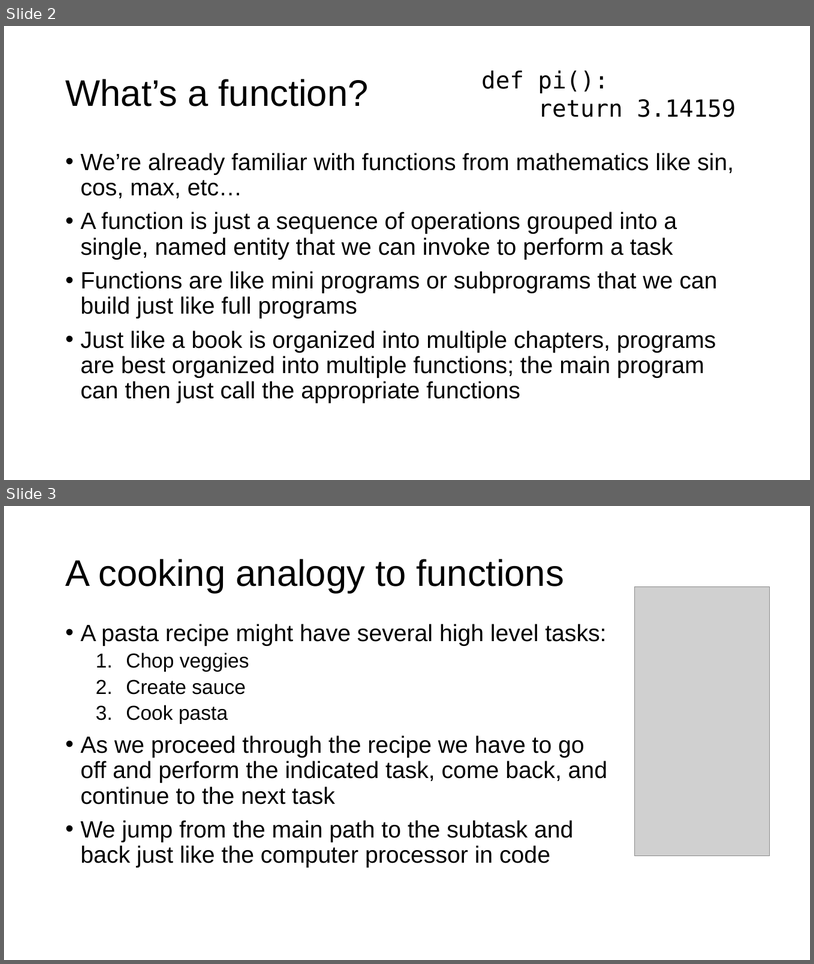
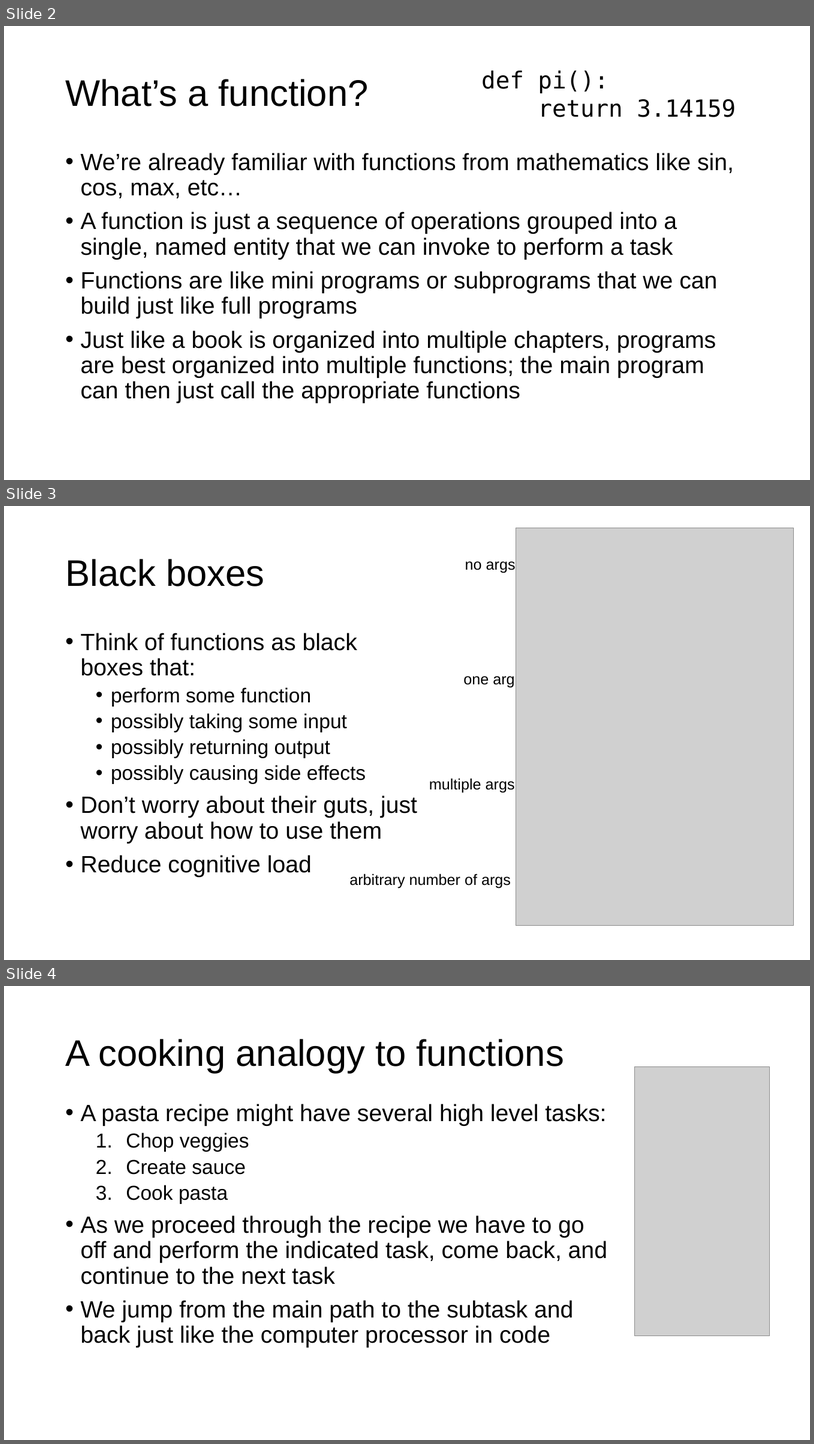
Before and after one commit to parrt/msds501, a slide deck: slides/functions.pptx. Shown one above the other, each under a label of ours: slides 2 and 3 before the commit, slides 2, 3 and 4 after it. The pictures are 814x964 and 814x1444 pixels, drawn with LibreOffice and Linux fonts; fonts in the diff are those of the drawing; grey boxes stand for pictures; background and template pictures are left out. Boxes give left, top, right and bottom in pixels: in the first picture for what was removed or moved away, otherwise in the second. Text is boxed around its words. In the diff, an @@ line names an element or a change of style, - is before the commit and + after.

```diff
--- a/slides/functions.pptx
+++ b/slides/functions.pptx
@@ slide 3 added at (4, 506, 810, 960), background #FFFFFF @@
@@ picture added at (516, 528, 795, 925) @@
@@ title added at (65, 559, 264, 586), 44 pt, text #000000 @@
+Black boxes
@@ text added at (465, 561, 516, 573), 18 pt, text #000000 @@
+no args
@@ text added at (81, 633, 417, 877), 28 pt, text #000000 @@
+• Think of functions as black boxes that:
+  • perform some function
+  • possibly taking some input
+  • possibly returning output
+  • possibly causing side effects
+• Don’t worry about their guts, just worry about how to use them
+• Reduce cognitive load
@@ text added at (464, 676, 515, 688), 18 pt, text #000000 @@
+one arg
@@ text added at (429, 778, 515, 792), 18 pt, text #000000 @@
+multiple args
@@ text added at (350, 873, 511, 888), 18 pt, text #000000 @@
+arbitrary number of args
@@ what was slide 3 is now slide 4 @@
```
Also in this commit, not shown: 11 slides changed, 7 other slides added, 4 other files.
